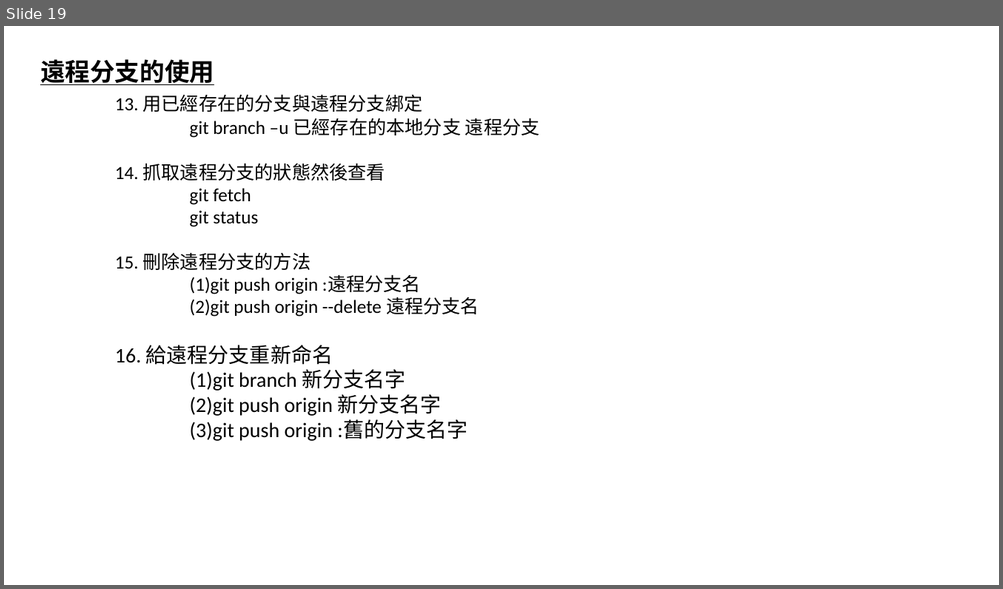
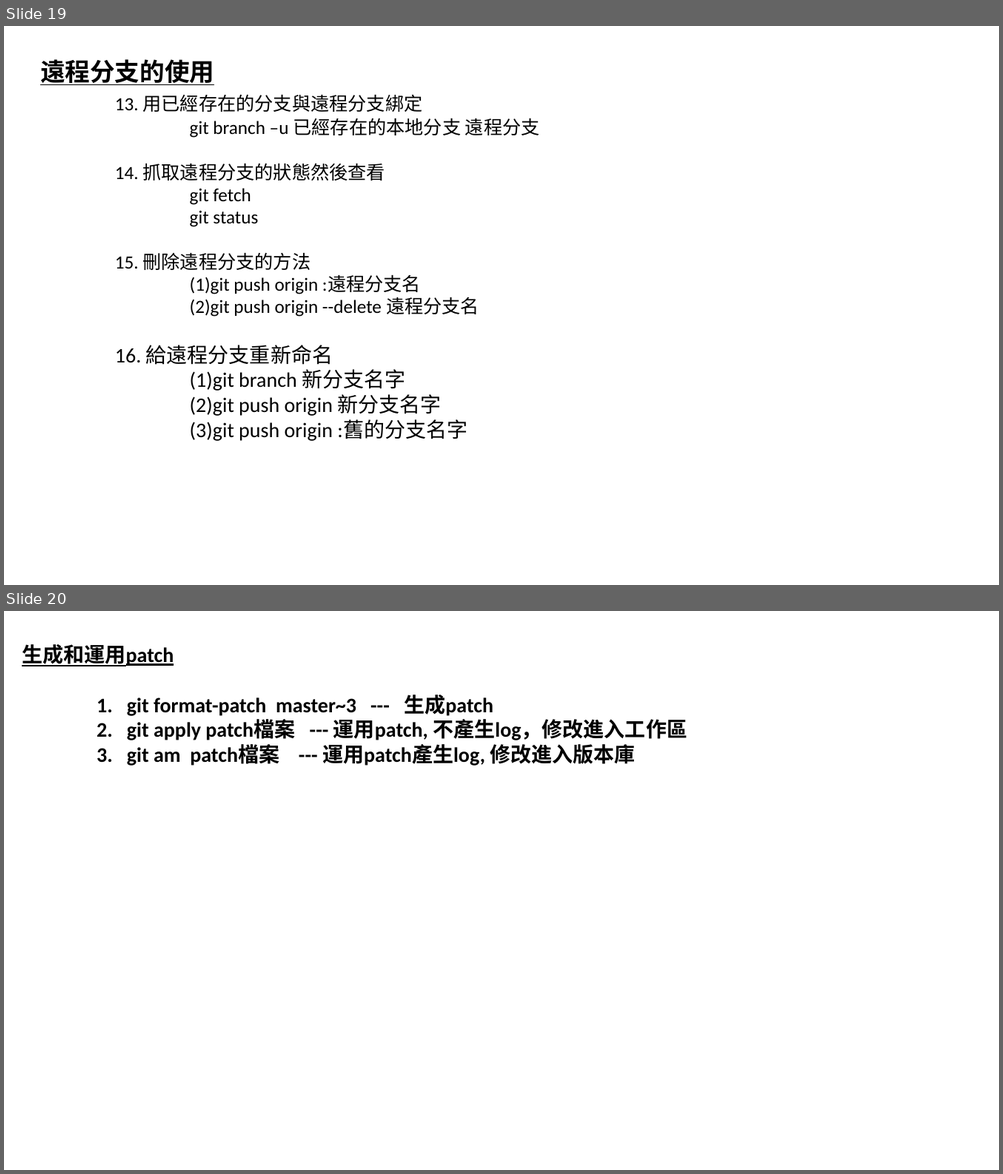
Before and after one commit to luchaojun/ChaojunStudy, a slide deck: GitStudy/GitStudy.pptx. Shown one above the other, each under a label of ours: slide 19 before the commit, slides 19 and 20 after it. The pictures are 1003x589 and 1003x1174 pixels, drawn with LibreOffice and Linux fonts; fonts in the diff are those of the drawing. Boxes give left, top, right and bottom in pixels: in the first picture for what was removed or moved away, otherwise in the second. Text is boxed around its words. In the diff, an @@ line names an element or a change of style, - is before the commit and + after.

Commit message:
Add the git format-patch into pptx

```diff
--- a/GitStudy/GitStudy.pptx
+++ b/GitStudy/GitStudy.pptx
@@ slide 20 added at (4, 611, 999, 1170), background #FFFFFF @@
@@ text added at (22, 644, 687, 766), 20 pt, text #000000, bold @@
+生成和運用patch
+1. git format-patch master~3 --- 生成patch
+2. git apply patch檔案 --- 運用patch, 不產生log，修改進入工作區
+3. git am patch檔案 --- 運用patch產生log, 修改進入版本庫
```
